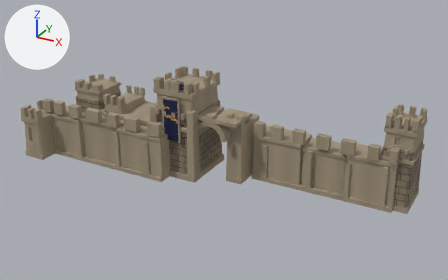
The Blender file art-source/valoria/production/bastion-family-v1/BastionFamilyV1.blend, before and after one commit.
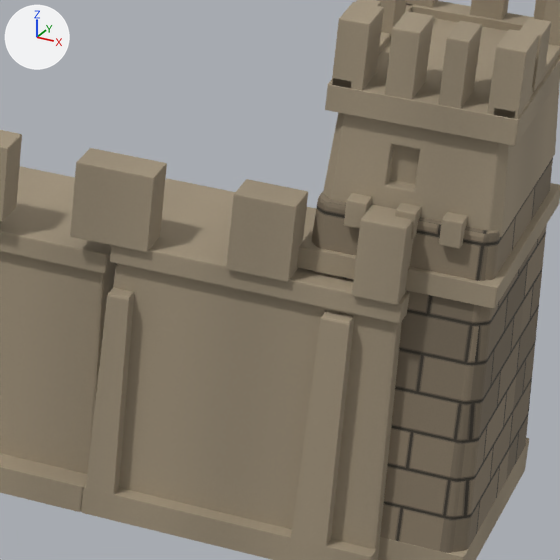
The first picture shows the older version from a 50 mm lens placed at (27.2, -28.9, 33.0), pointed at (6.4, 9.0, 14.1). The close-ups show the older and then the newer version on the part from 73% to 95% of the width and 40% to 75% of the height of that picture. Only the edits that show in the close-ups are written down. Every picture has the same lights, and +X, +Y and +Z are marked at upper left.

Objects in the first close-up: 'BastionCurtainEast', 'BastionEastTower'.
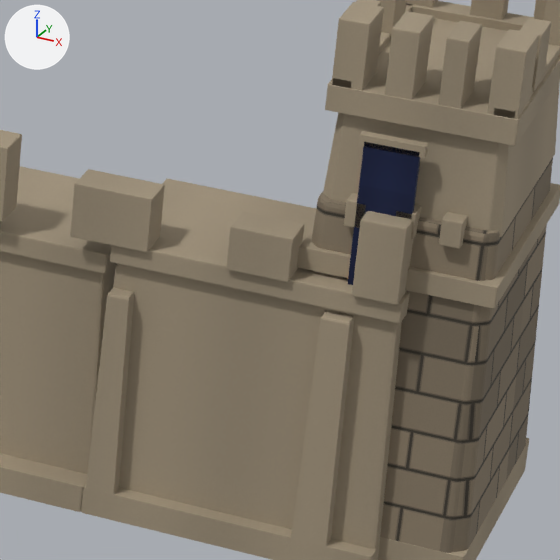
Pixel boxes [x1, y1, x2, y2] of what changed, in the close-ups (560 x 560 px; the box of a moved part takes in the faces that stretch with it):
part 1 of me_bastioncurtaineast_recessedbay0_authored, moved or reshaped: before [70, 148, 167, 252]; after [70, 169, 165, 252]
part 2 of me_bastioncurtaineast_recessedbay0_authored, moved or reshaped: before [226, 179, 308, 281]; after [226, 212, 304, 282]
part 3 of me_bastioneasttower_splayedbase_authored, added (brown): after [358, 131, 428, 158]
part 4 of me_bastioneasttower_splayedbase_authored, added (blue): after [347, 142, 420, 285]

The change, as a diff of the scene's bpy script:
```diff
--- a/art-source/valoria/production/bastion-family-v1/BastionFamilyV1.blend.py
+++ b/art-source/valoria/production/bastion-family-v1/BastionFamilyV1.blend.py
@@ me_bastioncurtaineast_recessedbay0_authored @@
 me_bastioncurtaineast_recessedbay0_authored.from_pydata(...)  # 1120 vertices, 2160 faces; spans x 3.47..14.3, y 0.99..3.43, z 0.0..4.6
 # used by ob_bastioncurtaineast; location = (5.0, 8.5, 11.1)
-me_bastioncurtaineast_recessedbay0_authored.materials.append(mat_eldoria_bastion_face)
+# me_bastioncurtaineast_recessedbay0_authored part 1: all 28 vertices in x 10.28..11.24, y 1.08..1.58, z 4.58..4.6 are moved by (0.0, 0.0, -0.28)
+# me_bastioncurtaineast_recessedbay0_authored part 2: all 28 vertices in x 12.19..12.94, y 1.08..1.58, z 4.58..4.6 are moved by (0.0, 0.0, -0.42)
 me_bastioncurtaineast_recessedbay0_authored.materials.append(mat_eldoria_bastion_shadow)
@@ me_bastioneasttower_splayedbase_authored @@
 # used by ob_bastioneasttower; location = (5.0, 8.5, 11.1)
-me_bastioneasttower_splayedbase_authored.from_pydata(...)  # 1468 vertices, 2848 faces; spans x 12.89..15.29, y 1.36..4.76, z 0.0..6.8
+me_bastioneasttower_splayedbase_authored.from_pydata(...)  # 1580 vertices, 3064 faces; spans x 12.89..15.29, y 1.36..4.76, z 0.0..6.8
+# me_bastioneasttower_splayedbase_authored part 3: the loose piece of 56 vertices spanning x 13.68..14.0, y 1.56..2.18, z 5.95..6.8 is copied, and the copy is scaled about its middle by (2.43, 0.192, 0.163), then moved by (0.04, -0.45, -0.92); it spans x 13.5..14.26, y 1.36..1.48, z 5.38..5.52
+# me_bastioneasttower_splayedbase_authored part 4: a new loose piece of 56 vertices spanning x 13.56..14.2, y 1.36..1.44, z 3.5..5.45, in mat_eldoria_banner_blue (picture img_banner_heraldry)
 me_bastioneasttower_splayedbase_authored.materials.append(mat_eldoria_bastion_shadow)
@@ me_bastioneasttower_splayedbase_authored @@
 me_bastioneasttower_splayedbase_authored.materials.append(mat_eldoria_bastion_warm)
+me_bastioneasttower_splayedbase_authored.materials.append(mat_eldoria_banner_blue)  # picture img_banner_heraldry
```
